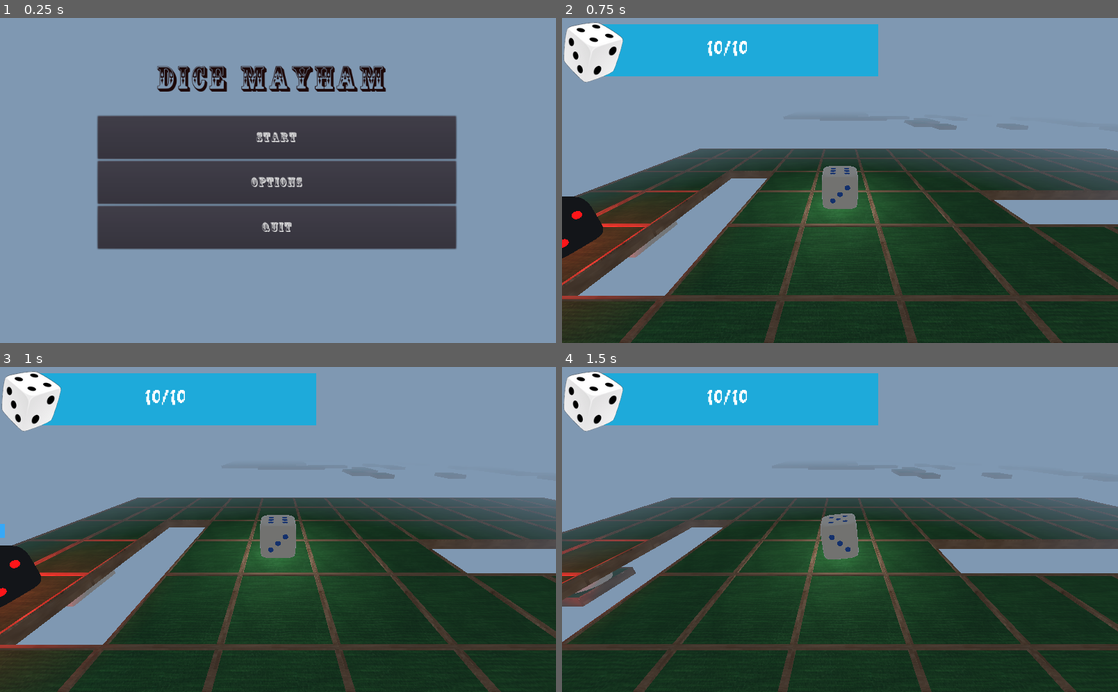
Above: before the commit, frames 1-4 (two rows, left to right).
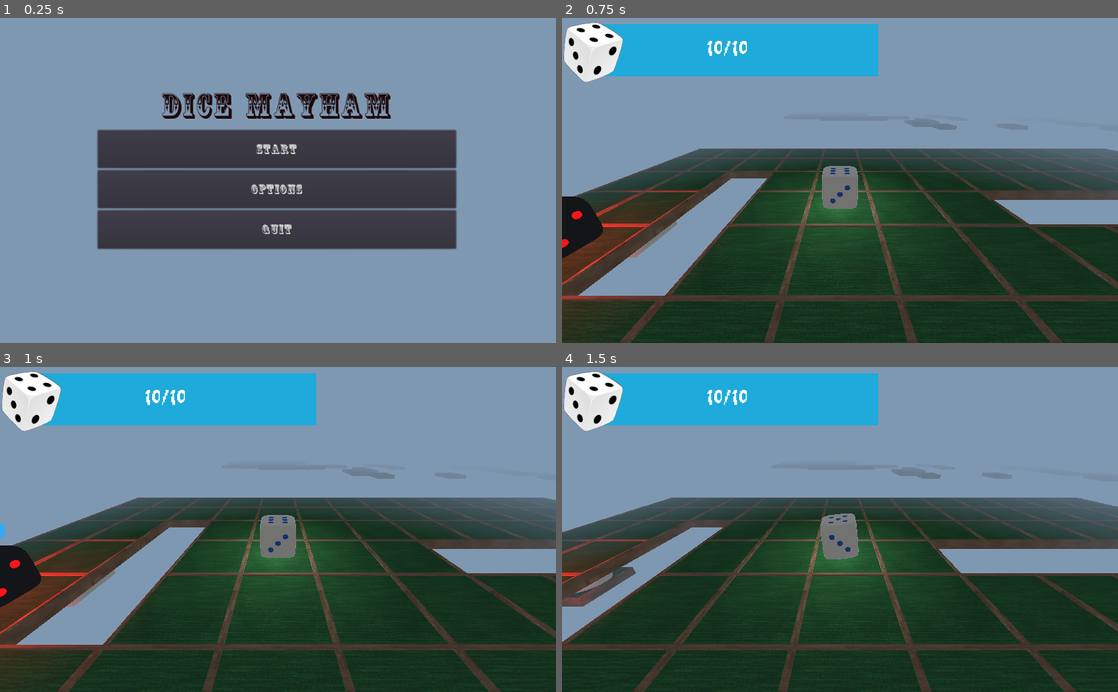
Above: after the commit, the same moments.

Repository: ayylol/Dice
Game: Godot game, scene res://MainMenu.tscn
Same seed, same stepped clock (60 frames per second), same inputs: the game is played once before the commit and once after it.
Inputs:
- Up to frame 1 (0.25 s): no input
- Up to frame 2 (0.75 s): click "Start" at 0.5 s
- Up to frame 3 (1 s): no input
- Up to frame 4 (1.5 s): tap Enter at 1.25 s; hold D (right) from 1.28 s (still down)

The runs differ from the first frame. In frame 1, 9.2% of the frame differs, in the area x 17-83%, y 14-67%; in frame 2, nothing differs; in frame 3, nothing differs; in frame 4, nothing differs.

Commit message:
fixed title in menu

Diff:
--- a/MainMenu.tscn
+++ b/MainMenu.tscn
@@ -2,6 +2,13 @@
 
 [ext_resource path="res://MainMenu.gd" type="Script" id=1]
 [ext_resource path="res://CoffeetinInitials-YXJ2.ttf" type="DynamicFontData" id=2]
+
+[sub_resource type="Theme" id=7]
+
+[sub_resource type="DynamicFont" id=8]
+size = 59
+outline_color = Color( 0.105882, 0.105882, 0.105882, 1 )
+font_data = ExtResource( 2 )
 
 [sub_resource type="Theme" id=1]
 
@@ -21,13 +28,6 @@
 size = 23
 font_data = ExtResource( 2 )
 
-[sub_resource type="Theme" id=7]
-
-[sub_resource type="DynamicFont" id=8]
-size = 59
-outline_color = Color( 0.105882, 0.105882, 0.105882, 1 )
-font_data = ExtResource( 2 )
-
 [node name="MainMenu" type="Control"]
 anchor_right = 1.0
 anchor_bottom = 1.0
@@ -43,13 +43,27 @@
 anchor_right = 0.5
 anchor_bottom = 0.5
 margin_left = -330.0
-margin_top = -122.5
+margin_top = -181.0
 margin_right = 330.0
-margin_bottom = 122.5
+margin_bottom = 123.0
+
+[node name="Label" type="Label" parent="VBoxContainer"]
+margin_right = 660.0
+margin_bottom = 81.0
+size_flags_horizontal = 3
+size_flags_vertical = 7
+size_flags_stretch_ratio = 1.17
+theme = SubResource( 7 )
+custom_colors/font_color = Color( 0.117647, 0.0392157, 0.0392157, 1 )
+custom_fonts/font = SubResource( 8 )
+text = "DICE MAYHAM"
+align = 1
+valign = 1
 
 [node name="StartButton" type="Button" parent="VBoxContainer"]
+margin_top = 85.0
 margin_right = 660.0
-margin_bottom = 79.0
+margin_bottom = 155.0
 size_flags_horizontal = 3
 size_flags_vertical = 3
 theme = SubResource( 1 )
@@ -57,9 +71,9 @@
 text = "Start"
 
 [node name="OptionsButton" type="Button" parent="VBoxContainer"]
-margin_top = 83.0
+margin_top = 159.0
 margin_right = 660.0
-margin_bottom = 162.0
+margin_bottom = 229.0
 size_flags_horizontal = 3
 size_flags_vertical = 3
 theme = SubResource( 3 )
@@ -67,24 +81,14 @@
 text = "Options"
 
 [node name="QuitButton" type="Button" parent="VBoxContainer"]
-margin_top = 166.0
+margin_top = 233.0
 margin_right = 660.0
-margin_bottom = 245.0
+margin_bottom = 304.0
 size_flags_horizontal = 3
 size_flags_vertical = 3
 theme = SubResource( 5 )
 custom_fonts/font = SubResource( 6 )
 text = "Quit"
 
-[node name="Label" type="Label" parent="."]
-margin_left = 290.0
-margin_top = 79.0
-margin_right = 737.0
-margin_bottom = 150.0
-theme = SubResource( 7 )
-custom_colors/font_color = Color( 0.117647, 0.0392157, 0.0392157, 1 )
-custom_fonts/font = SubResource( 8 )
-text = "DICE MAYHAM"
-
 [connection signal="pressed" from="VBoxContainer/StartButton" to="." method="_on_StartButton_pressed"]
 [connection signal="pressed" from="VBoxContainer/QuitButton" to="." method="_on_QuitButton_pressed"]
